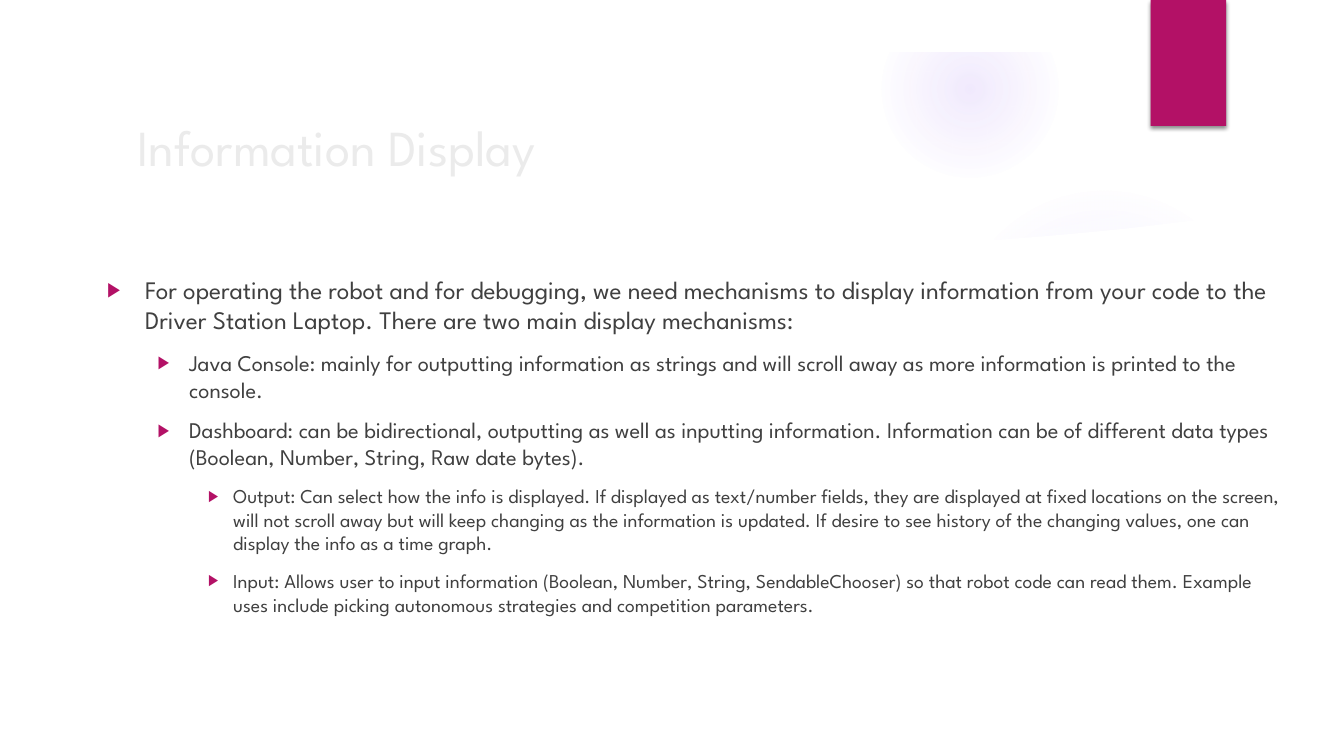
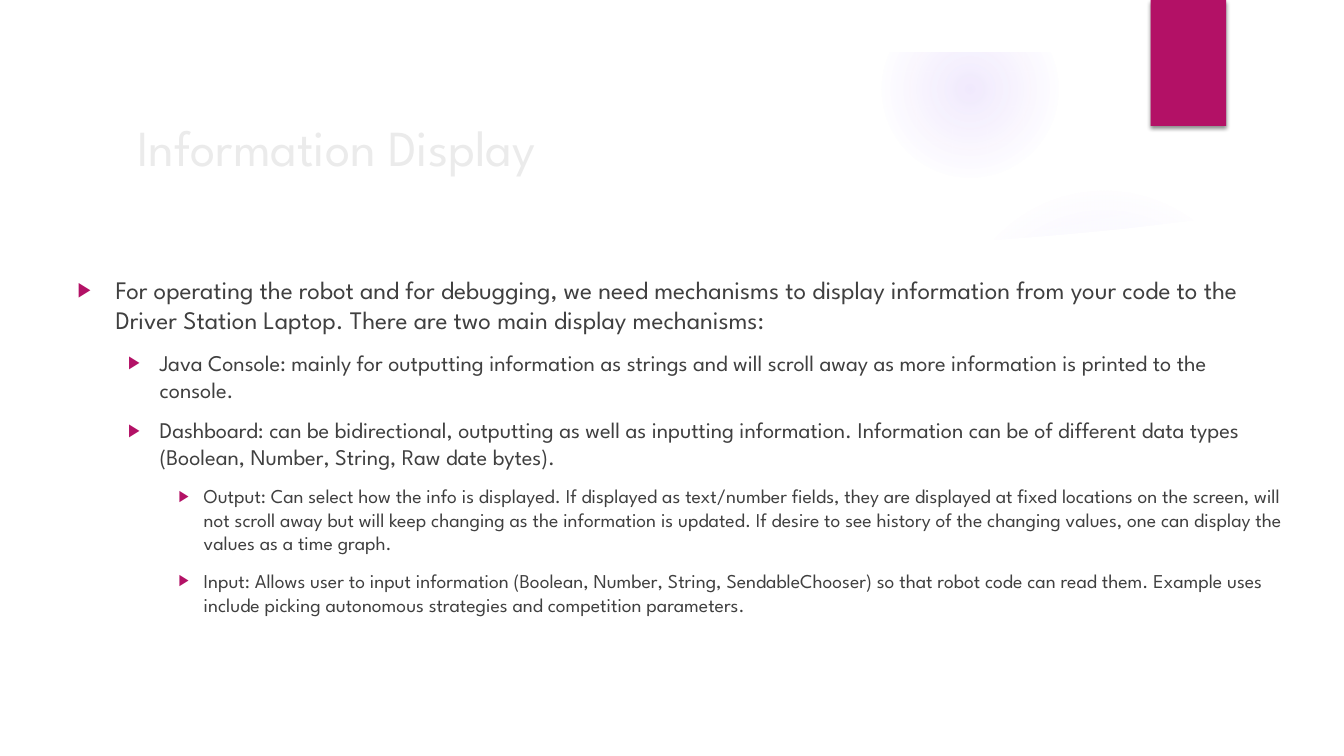
Before and after one commit to trc492/FrcProgrammingClass, a slide deck: slide 3 of Lesson2/BasicRobotComponents.pptx. Drawn at 1344x756 pixels with LibreOffice and Linux fonts; fonts in the diff are those of the drawing; background and template pictures are left out. Boxes give left, top, right and bottom in pixels: in the first picture for what was removed or moved away, otherwise in the second. Text is boxed around its words. In the diff, an @@ line names an element or a change of style, - is before the commit and + after.

```diff
--- a/Lesson2/BasicRobotComponents.pptx
+++ b/Lesson2/BasicRobotComponents.pptx
@@ text "For operating the robot and ...": place and size @@
-text "For operating the robot and ..." at bbox=[145, 281, 1278, 617]
+text "For operating the robot and ..." at bbox=[116, 281, 1281, 617]
@@ text at bbox=[204, 489, 1281, 555]: text changed @@
-    ▶ Output: Can select how the info is displayed. If displayed as text/number fields, they are displayed at fixed locations on the screen, will not scroll away but will keep changing as the information is updated. If desire to see history of the changing values, one can display the info as a time graph.
+    ▶ Output: Can select how the info is displayed. If displayed as text/number fields, they are displayed at fixed locations on the screen, will not scroll away but will keep changing as the information is updated. If desire to see history of the changing values, one can display the values as a time graph.
```
Also in this commit, not shown: 19 other slides changed, 12 slides added, 25 other files.
